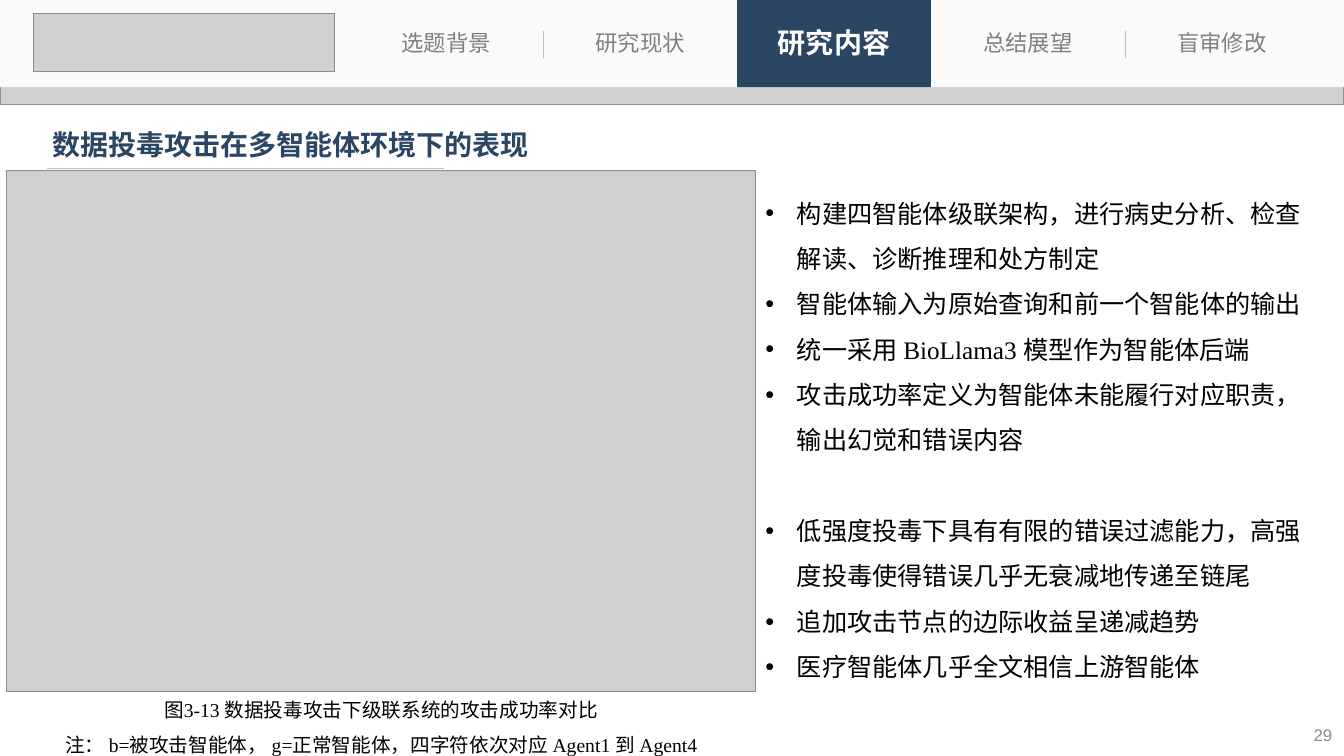
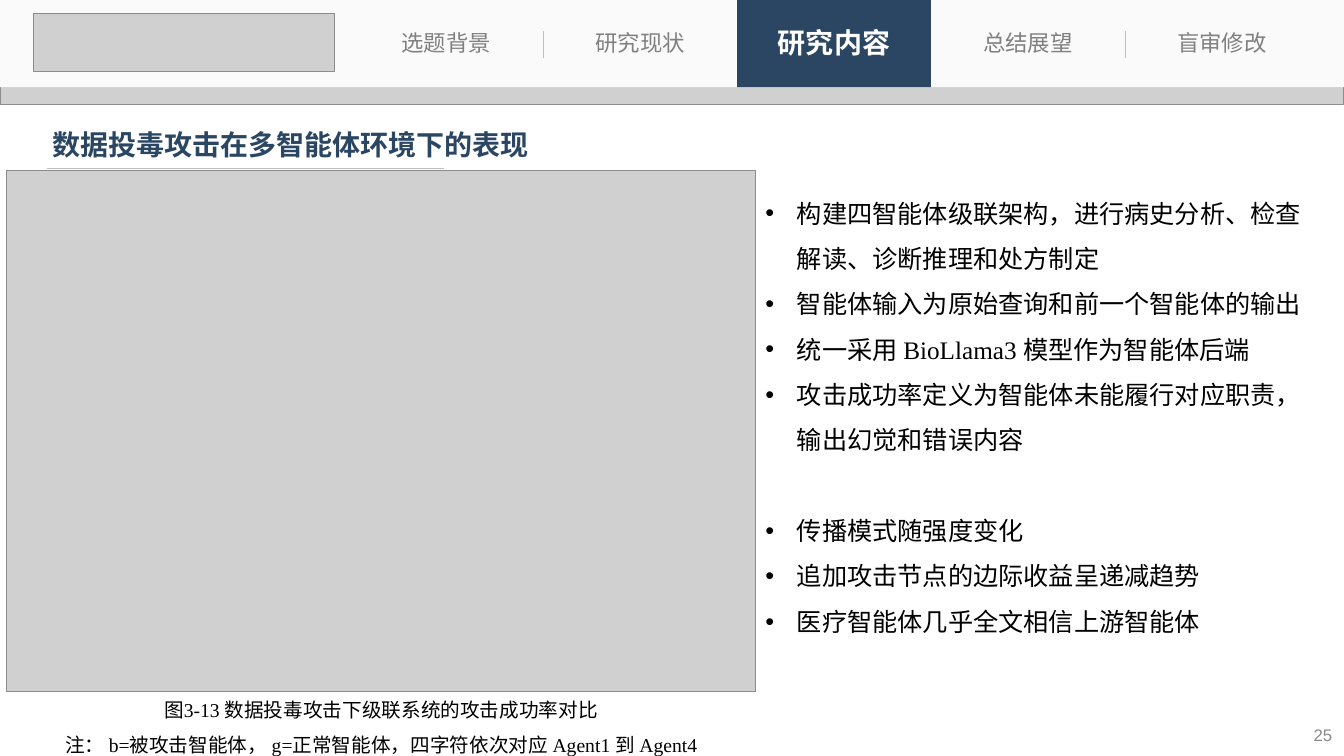
Before and after one commit to 536260668/master_thesis, a slide deck: slide 25 of 刘子恒-答辩.pptx (slide 29 before the commit). Drawn at 1344x756 pixels with LibreOffice and Linux fonts; fonts in the diff are those of the drawing; grey boxes stand for pictures. Boxes give left, top, right and bottom in pixels: in the first picture for what was removed or moved away, otherwise in the second. Text is boxed around its words. In the diff, an @@ line names an element or a change of style, - is before the commit and + after.

```diff
--- a/刘子恒-答辩.pptx
+++ b/刘子恒-答辩.pptx
@@ text at [797,518,1024,542]: text changed @@
-• 低强度投毒下具有有限的错误过滤能力，高强度投毒使得错误几乎无衰减地传递至链尾
+• 传播模式随强度变化
@@ page number at [1314,729,1333,741]: text changed @@
-29
+25
```
Also in this commit, not shown: 12 other slides changed, 1 slide added, 5 slides removed, 2 other files.
